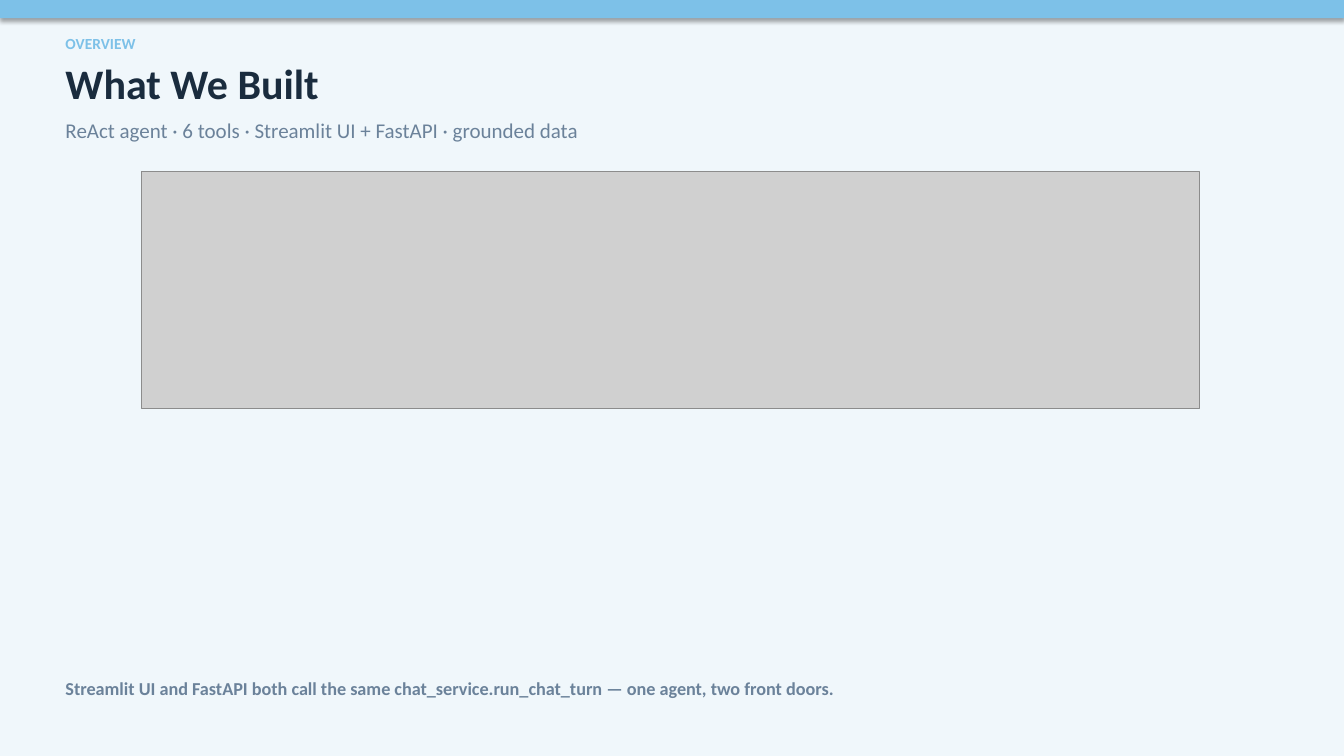
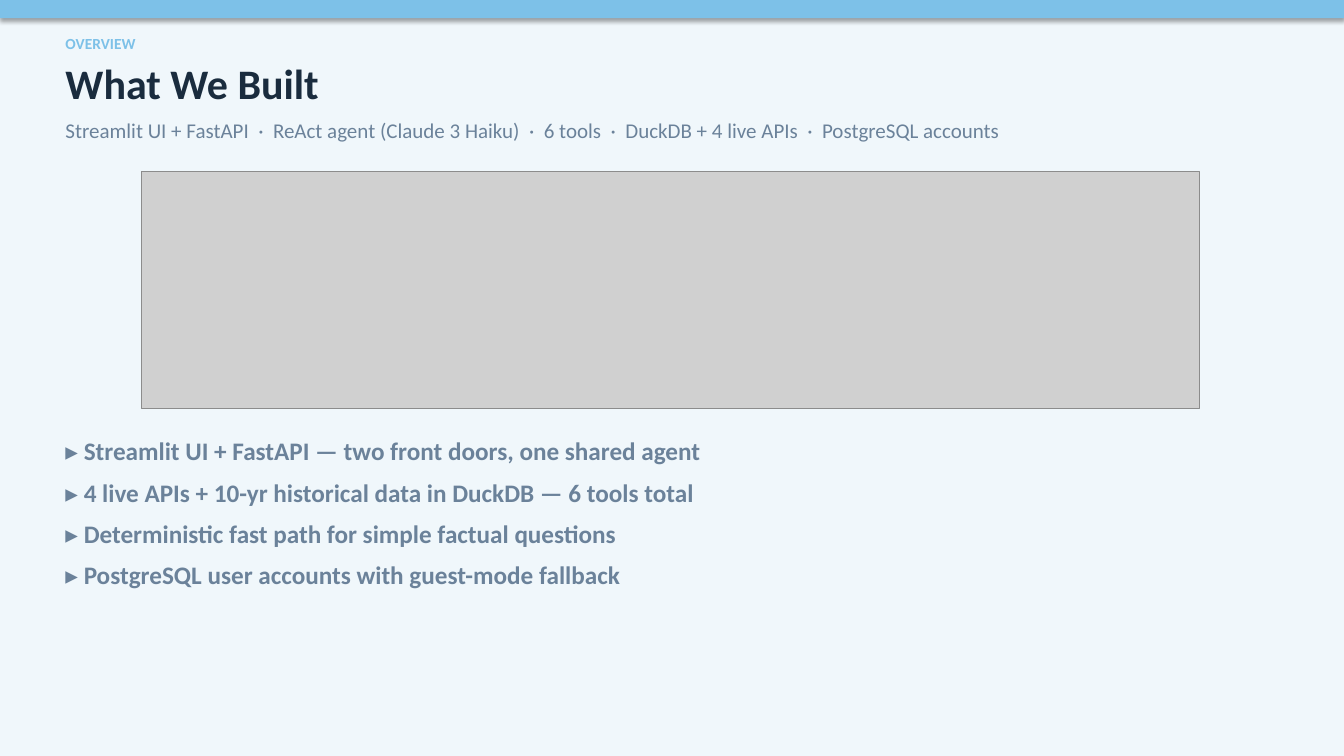
Before and after one commit to Ttopiac/colorado-powracle, a slide deck: slide 3 of slides/Colorado_Powracle_AlpineFrost.pptx. Drawn at 1344x756 pixels with LibreOffice and Linux fonts; fonts in the diff are those of the drawing; grey boxes stand for pictures. Boxes give left, top, right and bottom in pixels: in the first picture for what was removed or moved away, otherwise in the second. Text is boxed around its words. In the diff, an @@ line names an element or a change of style, - is before the commit and + after.

Commit message:
Update architecture diagrams: separate Skier and API Client entry points
- Simple and detailed Mermaid diagrams now show Skier → Streamlit UI
  and API Clients (eval harness, mobile, integrations) → FastAPI
- Slide 3: rewrite overview bullets to be concise, non-overlapping
  with later slides

```diff
--- a/slides/Colorado_Powracle_AlpineFrost.pptx
+++ b/slides/Colorado_Powracle_AlpineFrost.pptx
@@ text at (65,123,999,142): text changed @@
-ReAct agent · 6 tools · Streamlit UI + FastAPI · grounded data
+Streamlit UI + FastAPI · ReAct agent (Claude 3 Haiku) · 6 tools · DuckDB + 4 live APIs · PostgreSQL accounts
@@ text at (84,442,700,588): text changed; size 13 to 18 pt @@
-Streamlit UI and FastAPI both call the same chat_service.run_chat_turn — one agent, two front doors.
+▸ Streamlit UI + FastAPI — two front doors, one shared agent
+▸ 4 live APIs + 10-yr historical data in DuckDB — 6 tools total
+▸ Deterministic fast path for simple factual questions
+▸ PostgreSQL user accounts with guest-mode fallback
```
Also in this commit, not shown: 1 other file.
